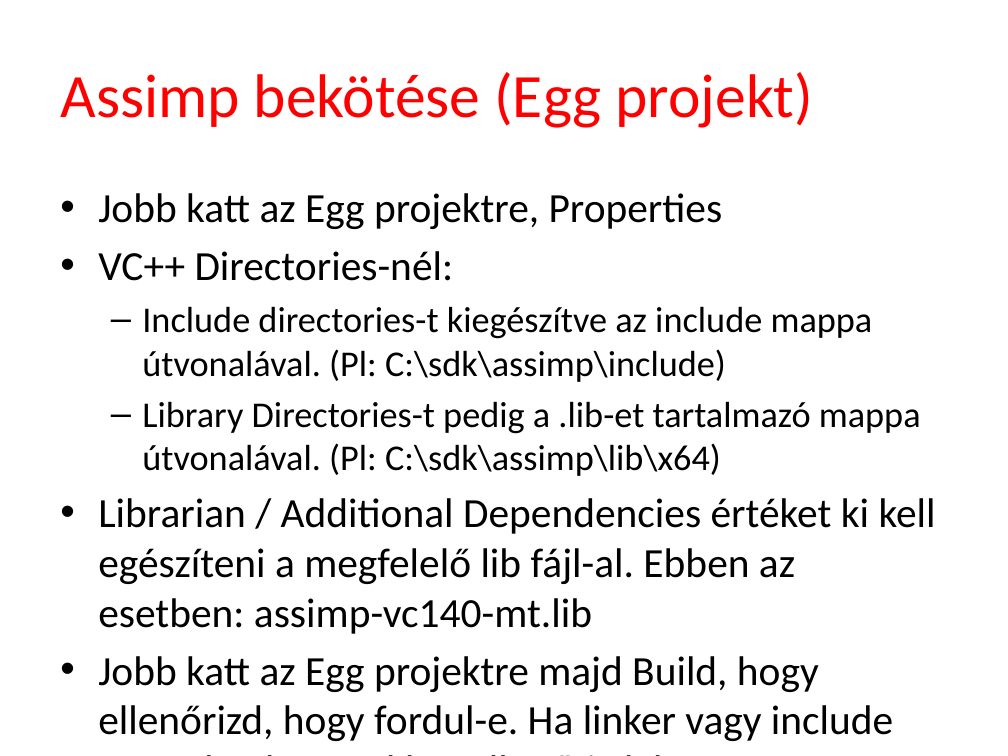
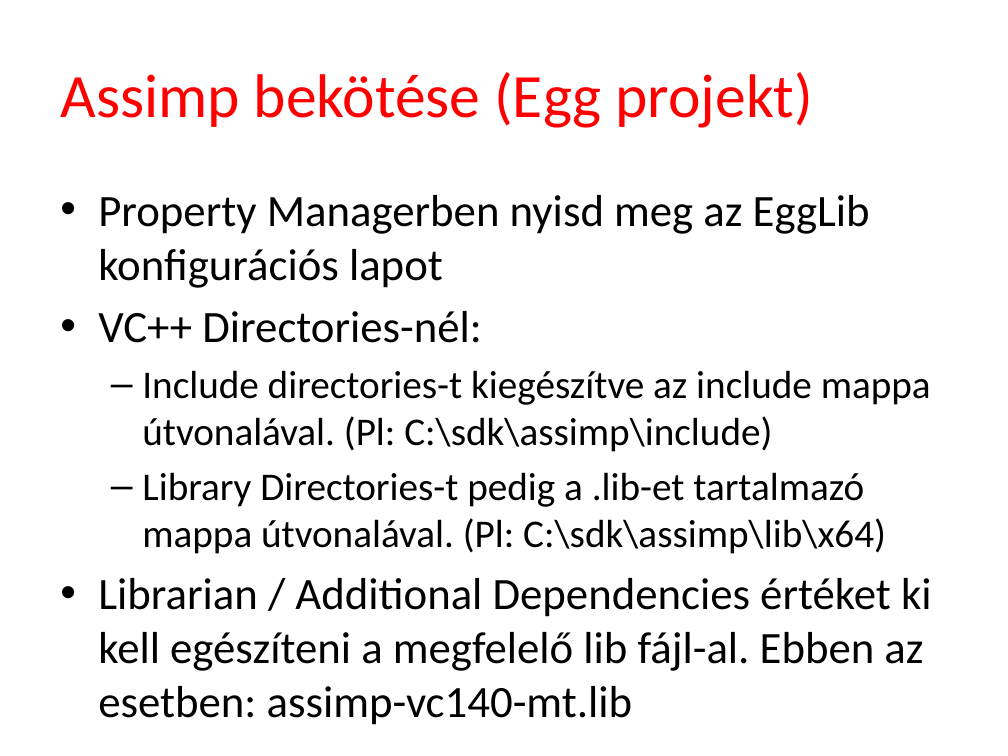
Before and after one commit to tyekx/dx12, a slide deck: slide 3 of Slides/ggl003-Assimp.pptx. Drawn at 1008x756 pixels with LibreOffice and Linux fonts; fonts in the diff are those of the drawing; background and template pictures are left out. Boxes give left, top, right and bottom in pixels: in the first picture for what was removed or moved away, otherwise in the second. Text is boxed around its words. In the diff, an @@ line names an element or a change of style, - is before the commit and + after.

Commit message:
ppt

```diff
--- a/Slides/ggl003-Assimp.pptx
+++ b/Slides/ggl003-Assimp.pptx
@@ text at <box>98,195,870,288</box>: text changed; size 29.6 to 32 pt @@
-• Jobb katt az Egg projektre, Properties
+• Property Managerben nyisd meg az EggLib konfigurációs lapot
@@ text at <box>98,311,932,725</box>: size 29.6 to 32 pt in "VC++ Directories-nél:", "Librarian / Additional Dependencies értéket ki kell ..."; size 25.9 to 28 pt in "Include directories-t kiegészítve az include mappa útvonaláv ...", "Library Directories-t pedig a .lib-et tartalmazó mappa ..." @@
@@ text at <box>98,656,893,741</box>: paragraph removed @@
-• Jobb katt az Egg projektre majd Build, hogy ellenőrizd, hogy fordul-e. Ha linker vagy include errorokat kapsz akkor ellenőrizd, hogy az útvonalak tényleg helyesek-e. (note)
```
